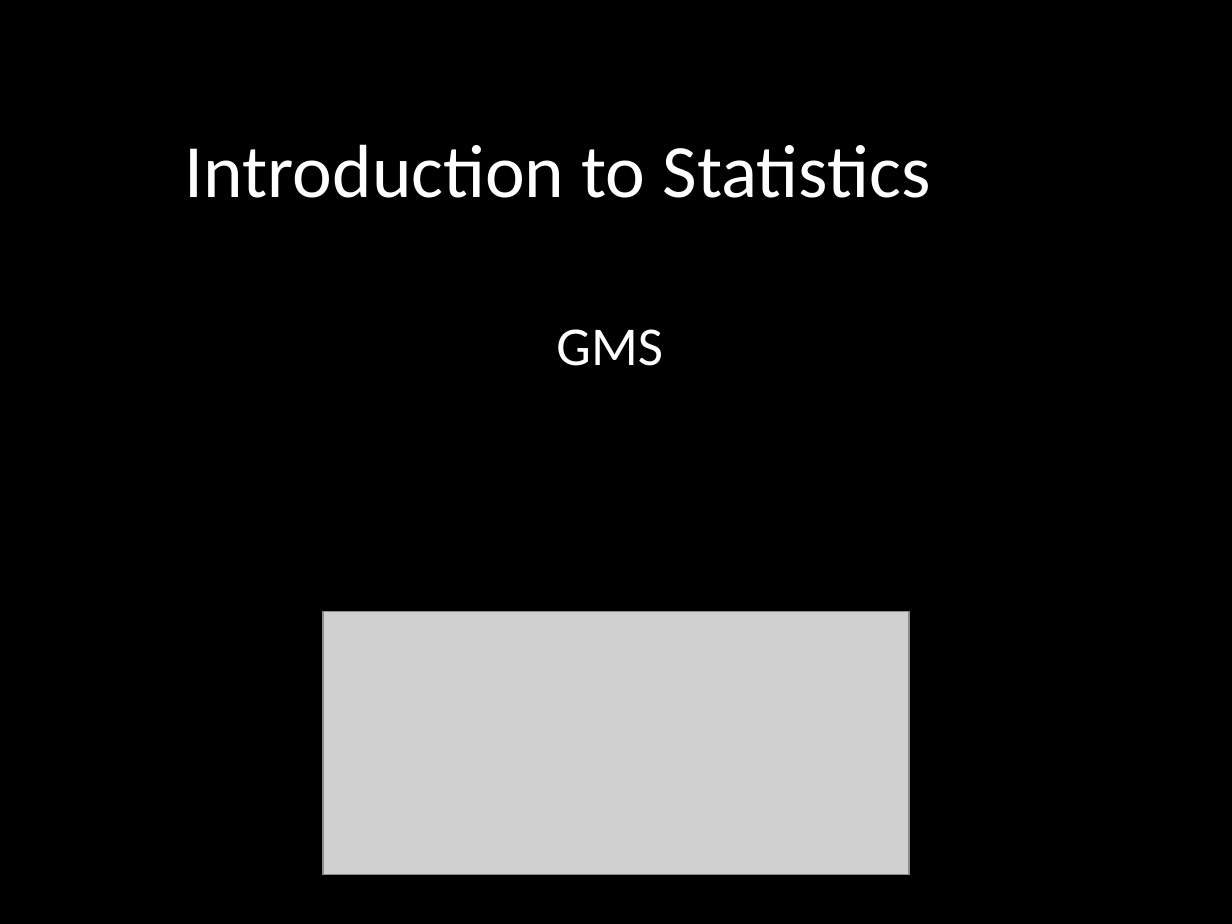
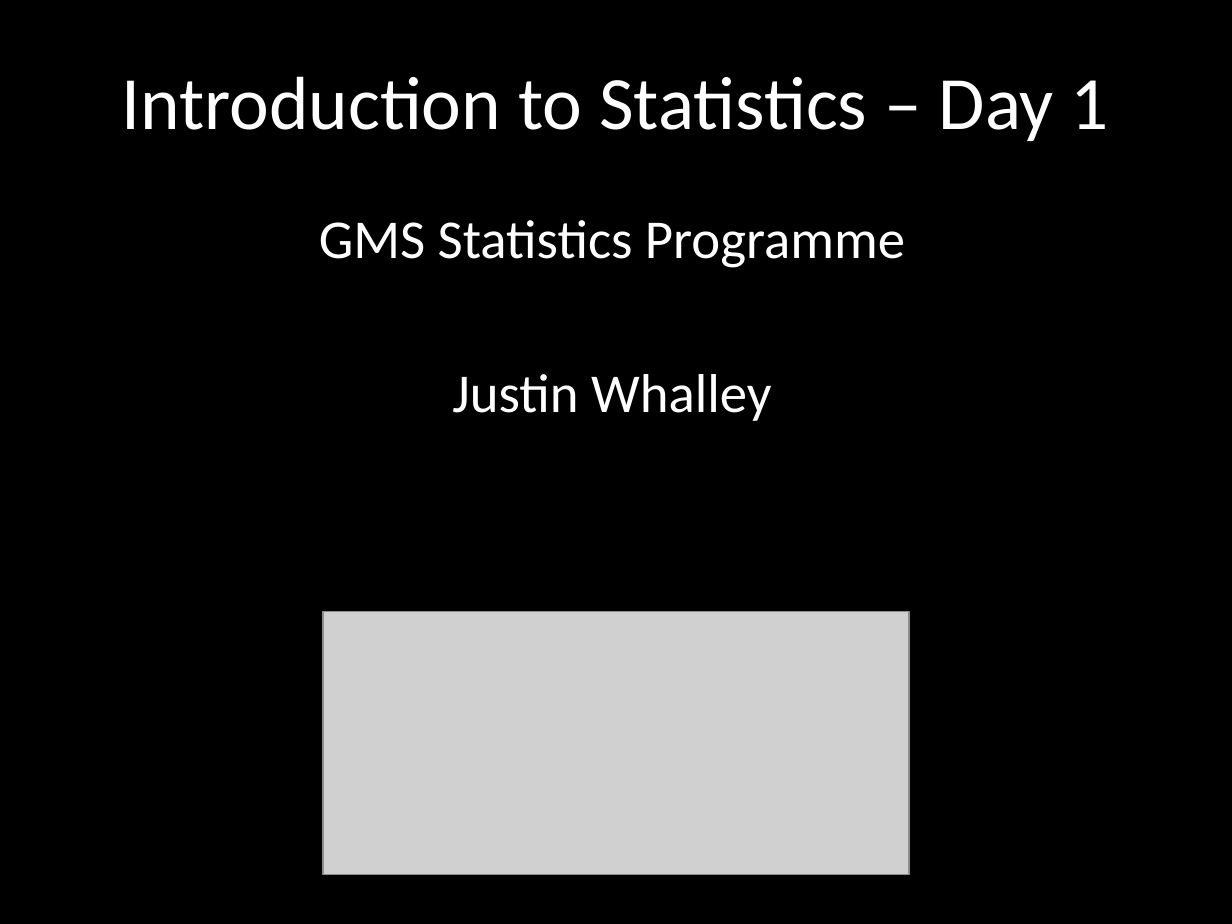
Before and after one commit to jpwhalley/GMS_Stats_Course, a slide deck: slide 1 of 1_Introduction_to_Statistics/1_Intro_to_stats.pptx. Drawn at 1232x924 pixels with LibreOffice and Linux fonts; fonts in the diff are those of the drawing; grey boxes stand for pictures. Boxes give left, top, right and bottom in pixels: in the first picture for what was removed or moved away, otherwise in the second. Text is boxed around its words. In the diff, an @@ line names an element or a change of style, - is before the commit and + after.

```diff
--- a/1_Introduction_to_Statistics/1_Intro_to_stats.pptx
+++ b/1_Introduction_to_Statistics/1_Intro_to_stats.pptx
@@ title at <box>122,76,1109,141</box>: text changed @@
-Introduction to Statistics
+Introduction to Statistics – Day 1
@@ subtitle at <box>319,220,905,421</box>: text changed @@
-GMS
+GMS Statistics Programme
+Justin Whalley
```
Also in this commit, not shown: 12 other files.
